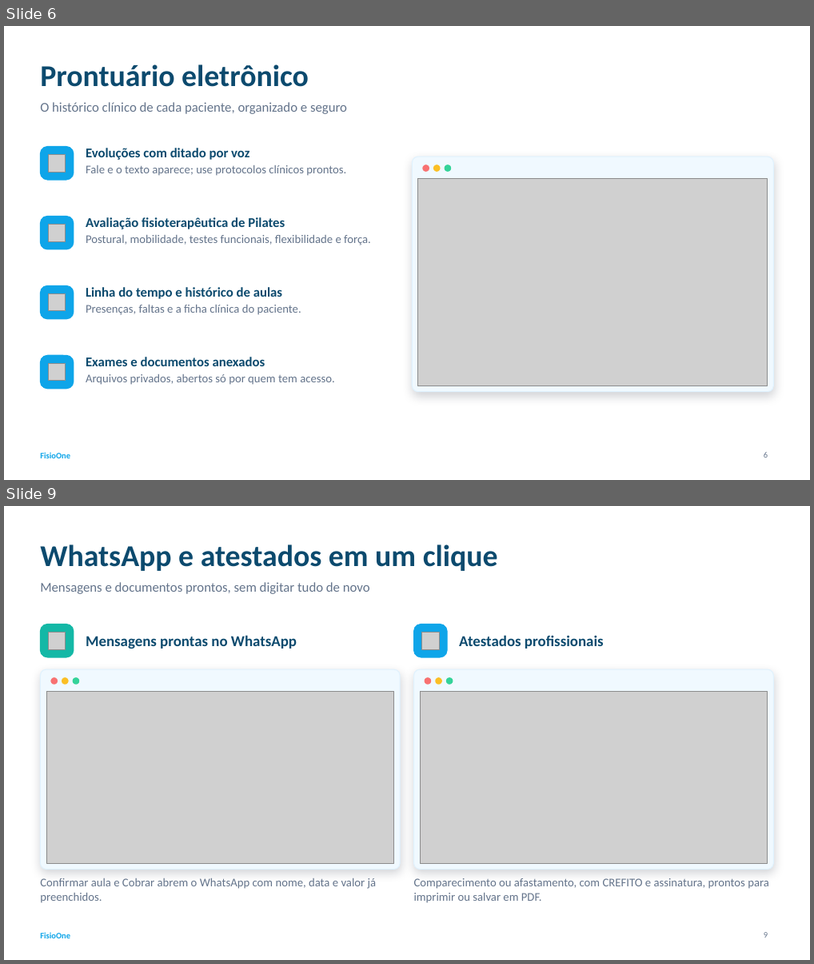
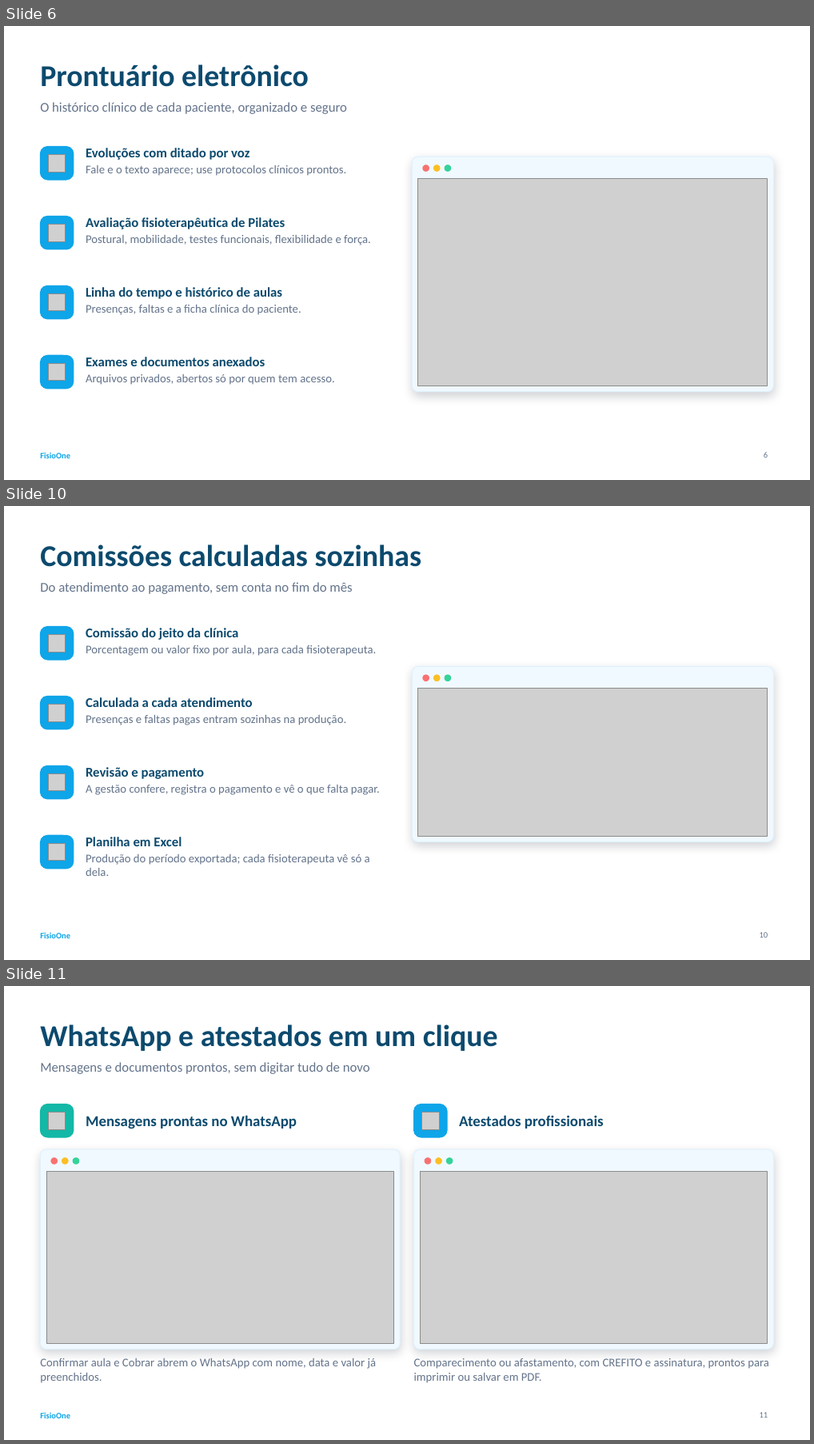
Before and after one commit to andremacedodev/ClinicaFisioterapia, a slide deck: docs/apresentacao/FisioOne_Apresentacao.pptx. Shown one above the other, each under a label of ours: slides 6 and 9 before the commit, slides 6, 10 and 11 after it; the slides between them are not shown. The pictures are 814x964 and 814x1444 pixels, drawn with LibreOffice and Linux fonts; fonts in the diff are those of the drawing; grey boxes stand for pictures. Boxes give left, top, right and bottom in pixels: in the first picture for what was removed or moved away, otherwise in the second. Text is boxed around its words. In the diff, an @@ line names an element or a change of style, - is before the commit and + after.

```diff
--- a/docs/apresentacao/FisioOne_Apresentacao.pptx
+++ b/docs/apresentacao/FisioOne_Apresentacao.pptx
@@ slide 10 added at (x1=4, y1=506, x2=810, y2=960), background #FFFFFF; not listed: 1 template element that a slide beside it also shows @@
@@ title added at (x1=40, y1=544, x2=422, y2=567), 36 pt, text #0C4A6E, bold @@
+Comissões calculadas sozinhas
@@ text added at (x1=40, y1=582, x2=352, y2=594), 16 pt, text #64748B @@
+Do atendimento ao pagamento, sem conta no fim do mês
@@ rounded rectangle added at (x1=40, y1=626, x2=74, y2=660), fill #0EA5E9, outline #0EA5E9 1 pt @@
@@ picture added at (x1=48, y1=634, x2=66, y2=652) @@
@@ text added at (x1=86, y1=628, x2=376, y2=656), 14 pt, text #64748B @@
+Comissão do jeito da clínica
+Porcentagem ou valor fixo por aula, para cada fisioterapeuta.
@@ rounded rectangle added at (x1=412, y1=666, x2=774, y2=842), fill #F0F9FF, outline #E0F2FE 1 pt @@
@@ rounded rectangle added at (x1=40, y1=696, x2=74, y2=729), fill #0EA5E9, outline #0EA5E9 1 pt @@
@@ text added at (x1=86, y1=697, x2=346, y2=725), 14 pt, text #64748B @@
+Calculada a cada atendimento
+Presenças e faltas pagas entram sozinhas na produção.
@@ picture added at (x1=418, y1=688, x2=768, y2=836) @@
@@ ellipse added at (x1=423, y1=675, x2=430, y2=681), fill #F87171, outline #F87171 1 pt @@
@@ ellipse added at (x1=434, y1=675, x2=440, y2=681), fill #FBBF24, outline #FBBF24 1 pt @@
@@ ellipse added at (x1=445, y1=675, x2=451, y2=681), fill #34D399, outline #34D399 1 pt @@
@@ picture added at (x1=48, y1=704, x2=66, y2=721) @@
@@ rounded rectangle added at (x1=40, y1=765, x2=74, y2=799), fill #0EA5E9, outline #0EA5E9 1 pt @@
@@ text added at (x1=86, y1=767, x2=380, y2=795), 14 pt, text #64748B @@
+Revisão e pagamento
+A gestão confere, registra o pagamento e vê o que falta pagar.
@@ picture added at (x1=48, y1=773, x2=66, y2=791) @@
@@ rounded rectangle added at (x1=40, y1=835, x2=74, y2=868), fill #0EA5E9, outline #0EA5E9 1 pt @@
@@ text added at (x1=86, y1=836, x2=370, y2=876), 14 pt, text #64748B @@
+Planilha em Excel
+Produção do período exportada; cada fisioterapeuta vê só a dela.
@@ picture added at (x1=48, y1=843, x2=66, y2=860) @@
@@ page number added at (x1=760, y1=932, x2=769, y2=937), 10 pt, text #64748B @@
+10
@@ what was slide 9 is now slide 11 @@
@@ page number at (x1=760, y1=1412, x2=769, y2=1417): text changed @@
-9
+11
```
Also in this commit, not shown: 2 slides changed, 2 other slides added, 1 slide removed, 6 other files.
